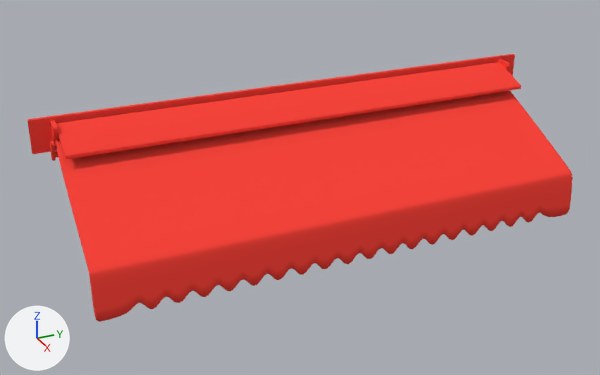
The Blender file Props/Tent/Tent.blend, before and after one commit.
Before and after are seen from a camera (50 mm lens) standing at (6.14, -2.55, 2.27) and looking at (0.53, -0.02, -0.54). Lighting does not change. The marker at lower left points along +X, +Y and +Z.

The first picture shows 'Tent_01', 'Tent_body_01'.
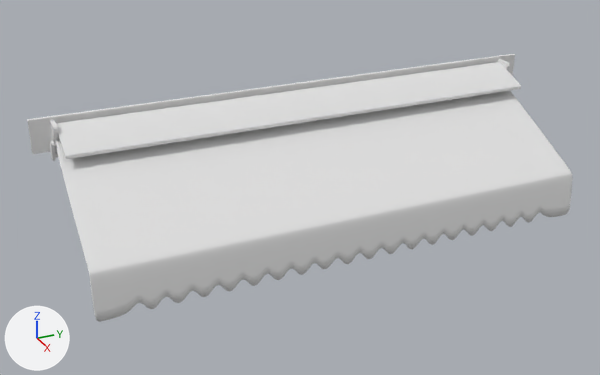
What changed in the scene script:
```text
Add mat_material_test:
    mat_material_test = principled_material('Material_test')
    mat_material_test.base_color = (0.8, 0.8, 0.8)  # white #e7e7e7
    mat_material_test.specular_ior_level = 0.25
Change me_tent:
    where me_tent.from_pydata(...)  # 305 vertices, 240 faces; spans x -0.71..0.51, y -2.06..2.05, z -0.55..0.37
    remove me_tent.materials.append(mat_red)  # red #ff473d
    add me_tent.materials.append(mat_material_test)  # white #e7e7e7
Change me_tent_body:
    where me_tent_body.from_pydata(...)  # 248 vertices, 201 faces; spans x -0.23..1.02, y -2.23..2.23, z -0.58..0.19
    remove me_tent_body.materials.append(mat_red_002)  # red #ff473d
    add me_tent_body.materials.append(mat_material_test)  # white #e7e7e7
```

Boxes (x1, y1, x2, y2) around the edits, measured in the pictures (600 x 375 px):
'Tent_01', recoloured (red to white): (56, 91, 572, 322) in both
'Tent_body_01', recoloured (red to white): (27, 54, 573, 179) in both
